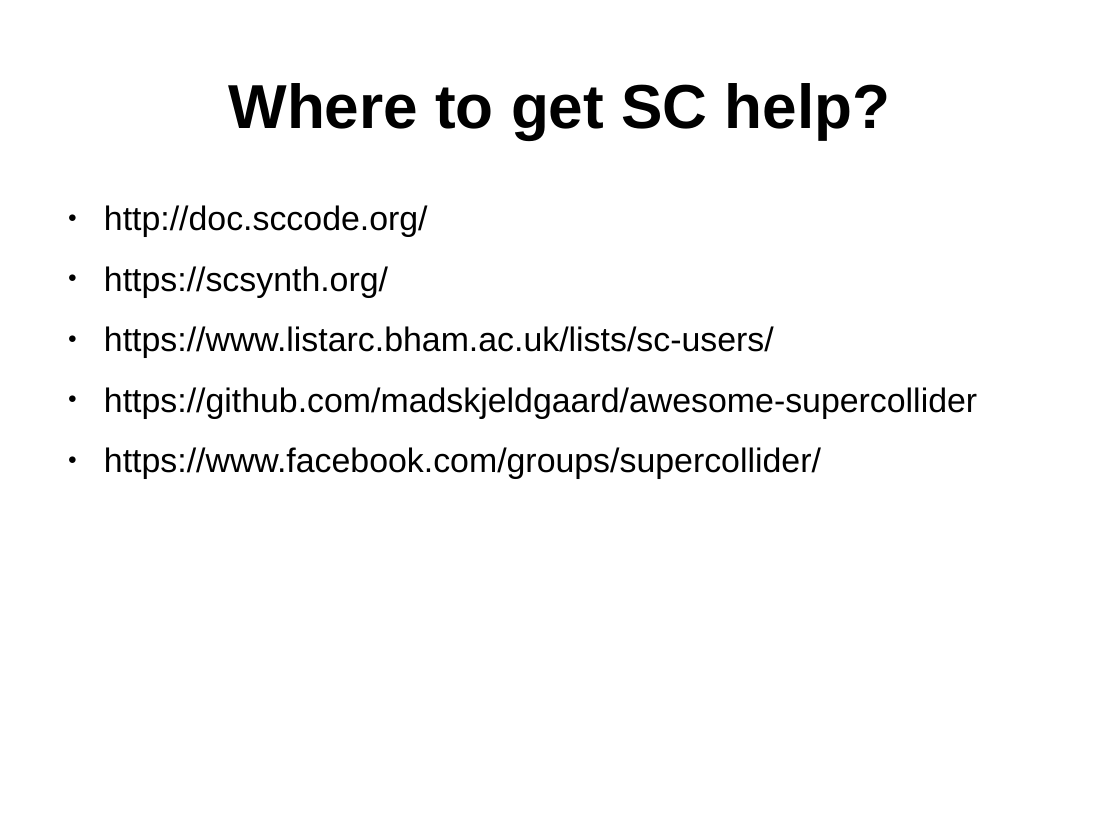
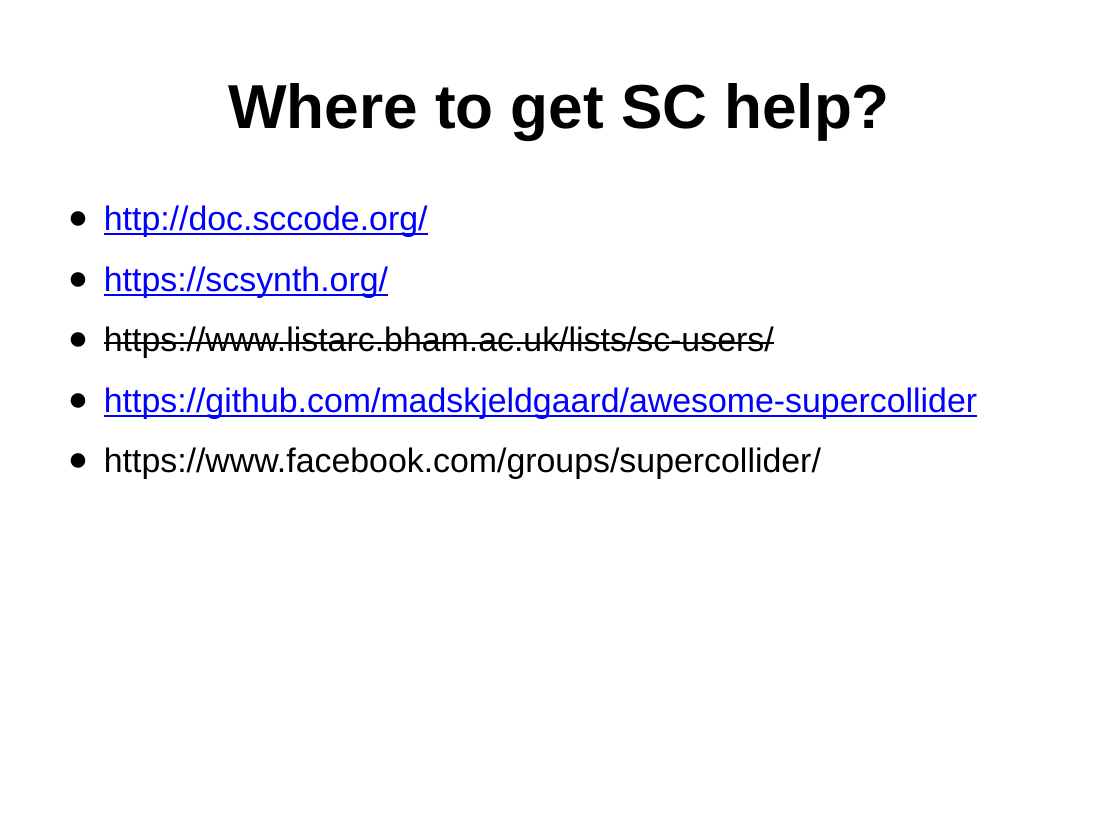
Before and after one commit to adadu/ctrlModularsSC, a slide deck: slide 9 of ctrlModularsSC_patchwerks2019sept7.odp. Drawn at 1120x840 pixels with LibreOffice and Linux fonts; fonts in the diff are those of the drawing. Boxes give left, top, right and bottom in pixels: in the first picture for what was removed or moved away, otherwise in the second. Text is boxed around its words. In the diff, an @@ line names an element or a change of style, - is before the commit and + after.

```diff
--- a/ctrlModularsSC_patchwerks2019sept7.odp
+++ b/ctrlModularsSC_patchwerks2019sept7.odp
@@ text "http://doc.sccode.org/" at (x1=104, y1=205, x2=977, y2=479): text colour #000000 to #0000FF, underline on in "http://doc.sccode.org/", "https://scsynth.org/", "https://github.com/madskjeldgaard/awesome-supercollider"; strikethrough on in "https://www.listarc.bham.ac.uk/lists/sc-users/"; less space between paragraphs @@
```
Also in this commit, not shown: 13 other slides changed, 1 other file.
